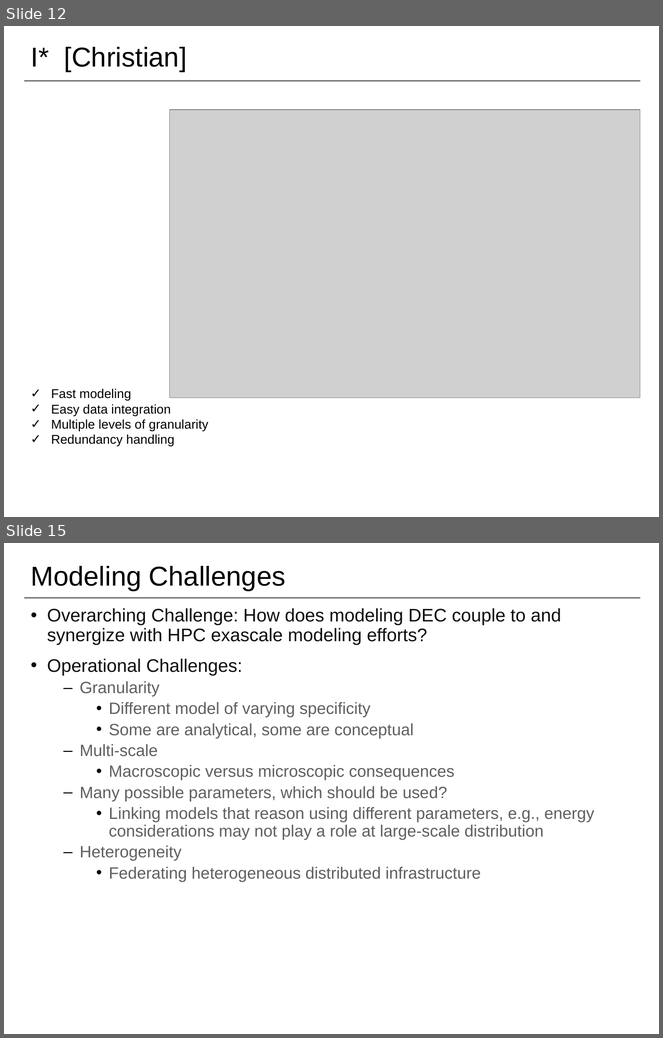
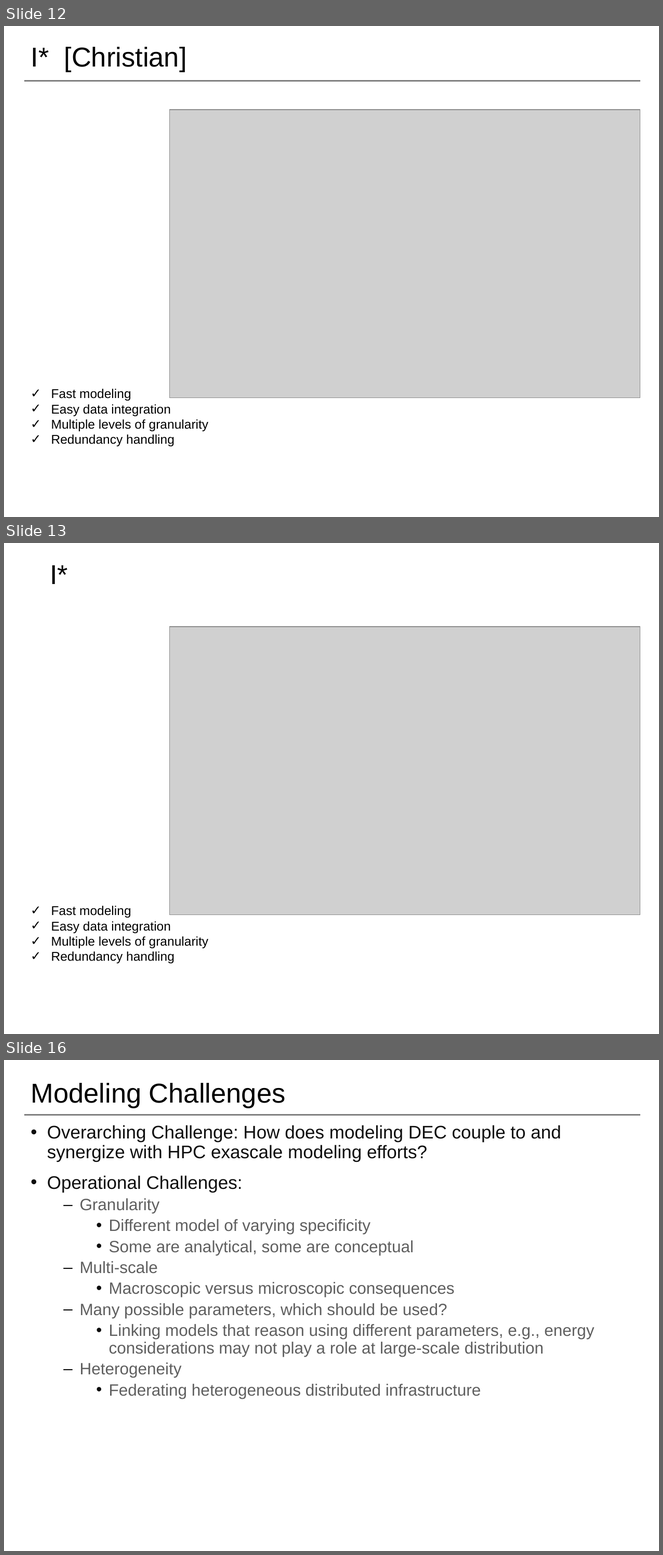
Before and after one commit to saga-project/NGMW, a slide deck: presentations/radical-modsim.pptx. Shown one above the other, each under a label of ours: slides 12 and 15 before the commit, slides 12, 13 and 16 after it; the slides between them are not shown. The pictures are 663x1038 and 663x1555 pixels, drawn with LibreOffice and Linux fonts; fonts in the diff are those of the drawing; grey boxes stand for pictures; background and template pictures are left out. Boxes give left, top, right and bottom in pixels: in the first picture for what was removed or moved away, otherwise in the second. Text is boxed around its words. In the diff, an @@ line names an element or a change of style, - is before the commit and + after.

```diff
--- a/presentations/radical-modsim.pptx
+++ b/presentations/radical-modsim.pptx
@@ slide 13 added at (4,543,659,1034), background #FFFFFF @@
@@ title added at (50,565,68,584), 30 pt, text #000000 @@
+I*
@@ picture added at (170,627,641,915) @@
@@ text added at (51,906,209,964), 14 pt, text #000000 @@
+✓ Fast modeling
+✓ Easy data integration
+✓ Multiple levels of granularity
+✓ Redundancy handling
@@ what was slide 15 is now slide 16 @@
```
Also in this commit, not shown: 1 slide changed, 1 other slide added, 1 slide removed, 1 other file.
